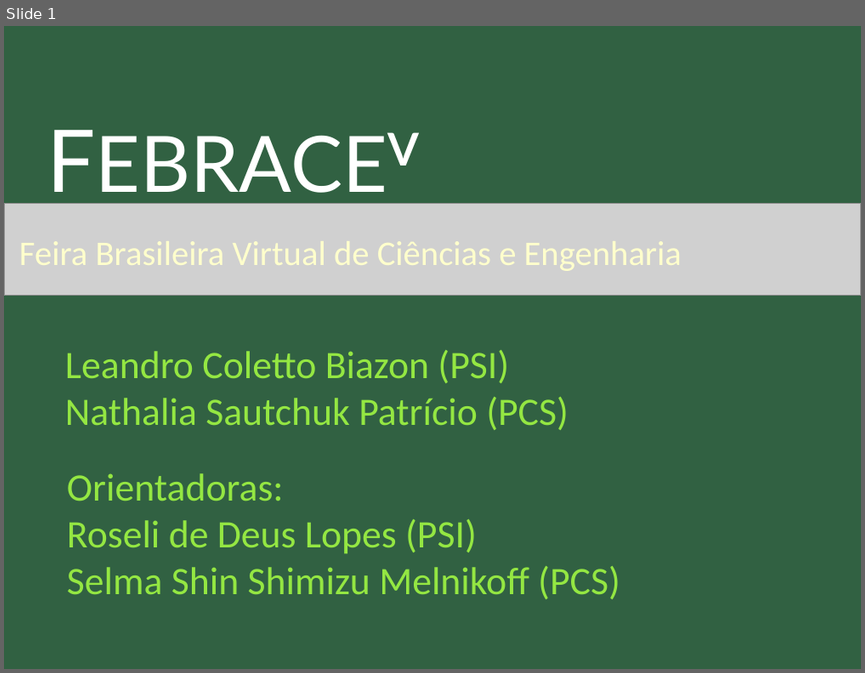
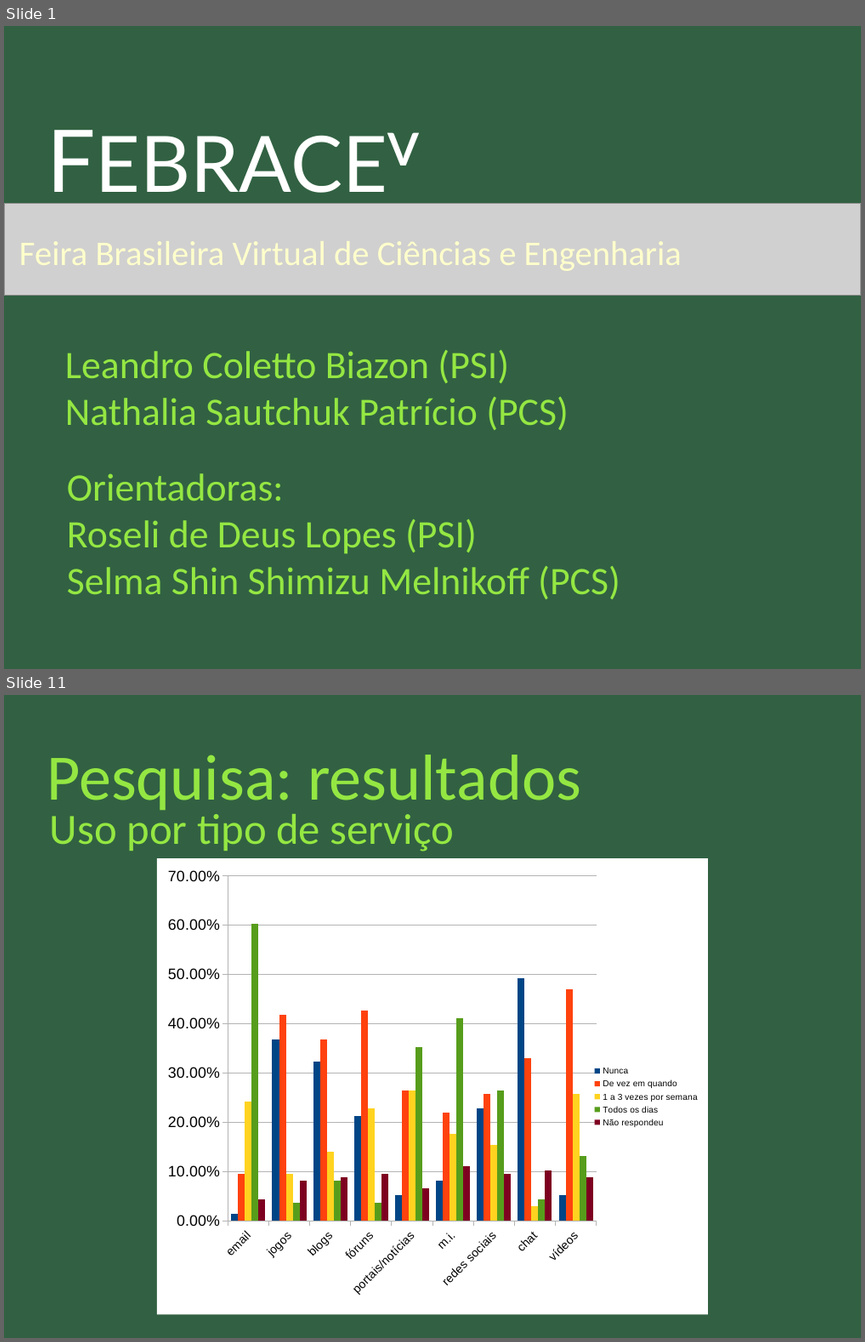
Before and after one commit to nathaliaspatricio/febracev, a slide deck: doc/atividades_psi/apresentacao_psi.odp. Shown one above the other, each under a label of ours: slide 1 before the commit, slides 1 and 11 after it; the slides between them are not shown. The pictures are 865x673 and 865x1342 pixels, drawn with LibreOffice and Linux fonts; fonts in the diff are those of the drawing; grey boxes stand for pictures. Boxes give left, top, right and bottom in pixels: in the first picture for what was removed or moved away, otherwise in the second. Text is boxed around its words. In the diff, an @@ line names an element or a change of style, - is before the commit and + after.

```diff
--- a/doc/atividades_psi/apresentacao_psi.odp
+++ b/doc/atividades_psi/apresentacao_psi.odp
@@ slide 11 added at [4,695,861,1338], background #316142 @@
@@ title added at [46,755,581,815], 60 pt, text #94E742 @@
+Pesquisa: resultados
@@ title added at [50,809,454,851], 40 pt, text #94E742 @@
+Uso por tipo de serviço
@@ column chart added at [157,858,709,1314] @@
+categories: email, jogos, blogs, fóruns, portais/notícias, m.i., redes sociais, chat, vídeos
+Nunca: 0.01, 0.37, 0.32, 0.21, 0.05, 0.08, 0.23, 0.49, 0.05
+De vez em quando: 0.1, 0.42, 0.37, 0.43, 0.26, 0.22, 0.26, 0.33, 0.47
+1 a 3 vezes por semana: 0.24, 0.1, 0.14, 0.23, 0.26, 0.18, 0.15, 0.03, 0.26
+Todos os dias: 0.6, 0.04, 0.08, 0.04, 0.35, 0.41, 0.26, 0.04, 0.13
+Não respondeu: 0.04, 0.08, 0.09, 0.1, 0.07, 0.11, 0.1, 0.1, 0.09
```
Also in this commit, not shown: 6 slides changed, 27 other slides added, 2 slides removed, 6 other files.
